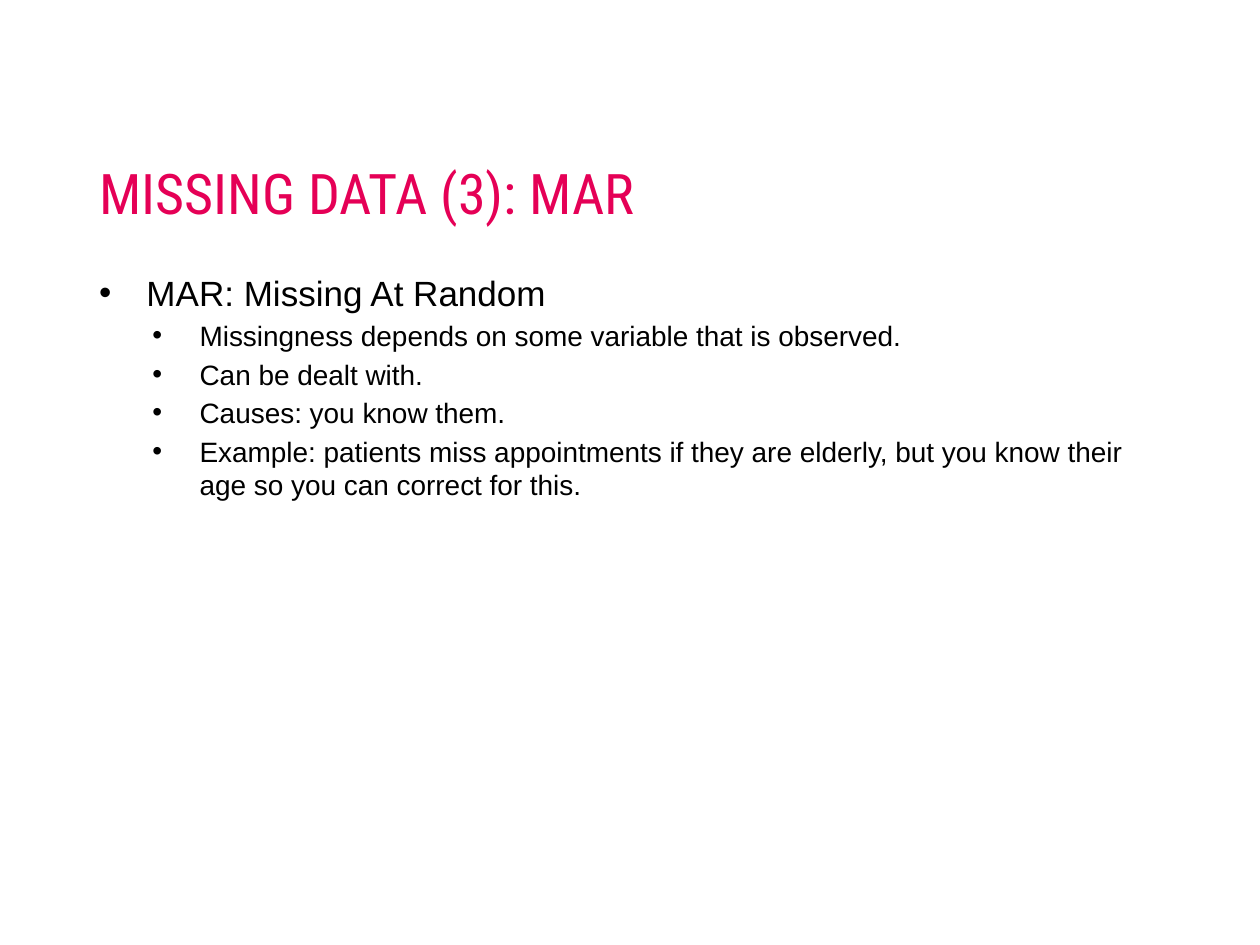
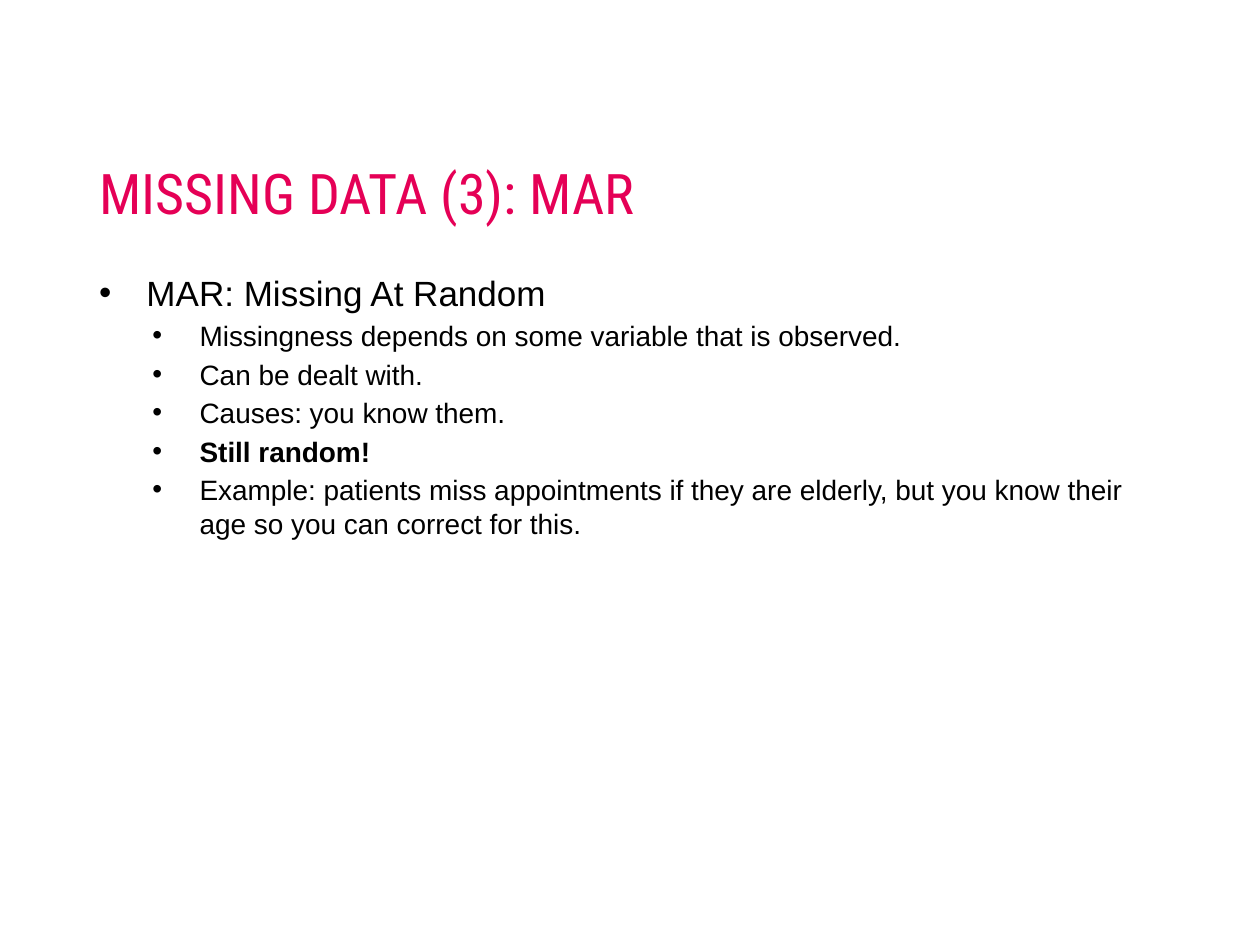
Before and after one commit to AIM-MADS-DATEXP/lesson-outliers-missing-data-erroneous-data, a slide deck: slide 12 of lesson-outliers.pptx. Drawn at 1260x945 pixels with LibreOffice and Linux fonts; fonts in the diff are those of the drawing; background and template pictures are left out. Boxes give left, top, right and bottom in pixels: in the first picture for what was removed or moved away, otherwise in the second. Text is boxed around its words. In the diff, an @@ line names an element or a change of style, - is before the commit and + after.

```diff
--- a/lesson-outliers.pptx
+++ b/lesson-outliers.pptx
@@ text at [200, 441, 370, 463]: paragraph added @@
+  • Still random!
```
Also in this commit, not shown: 2 other files.
